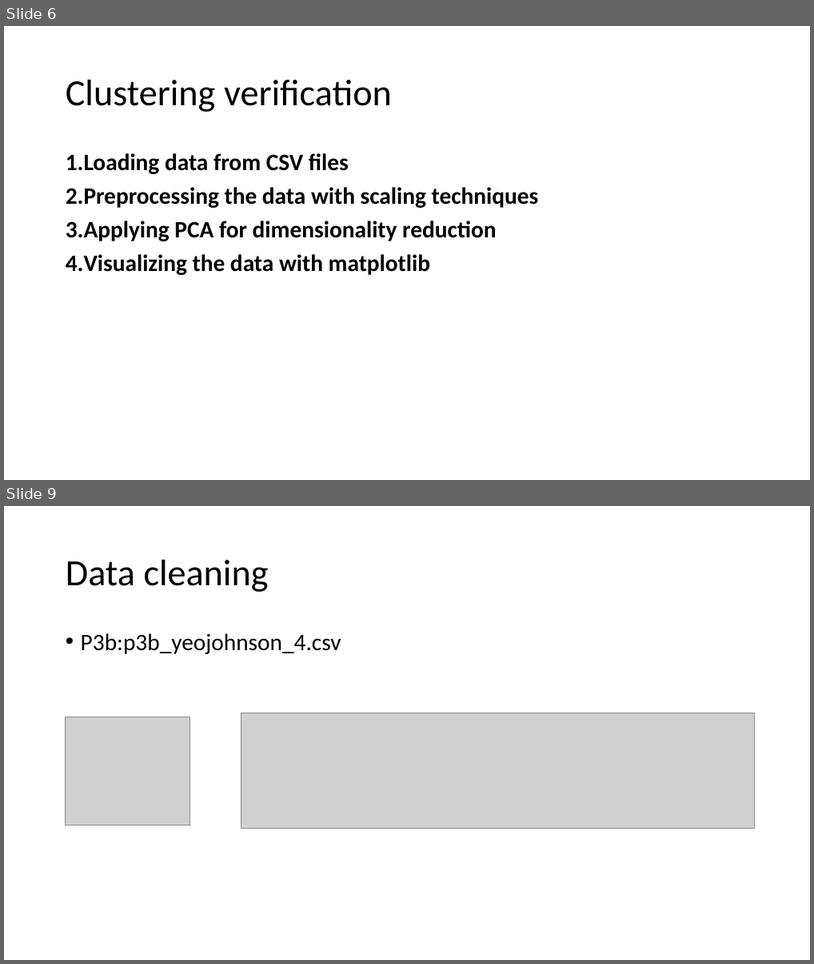
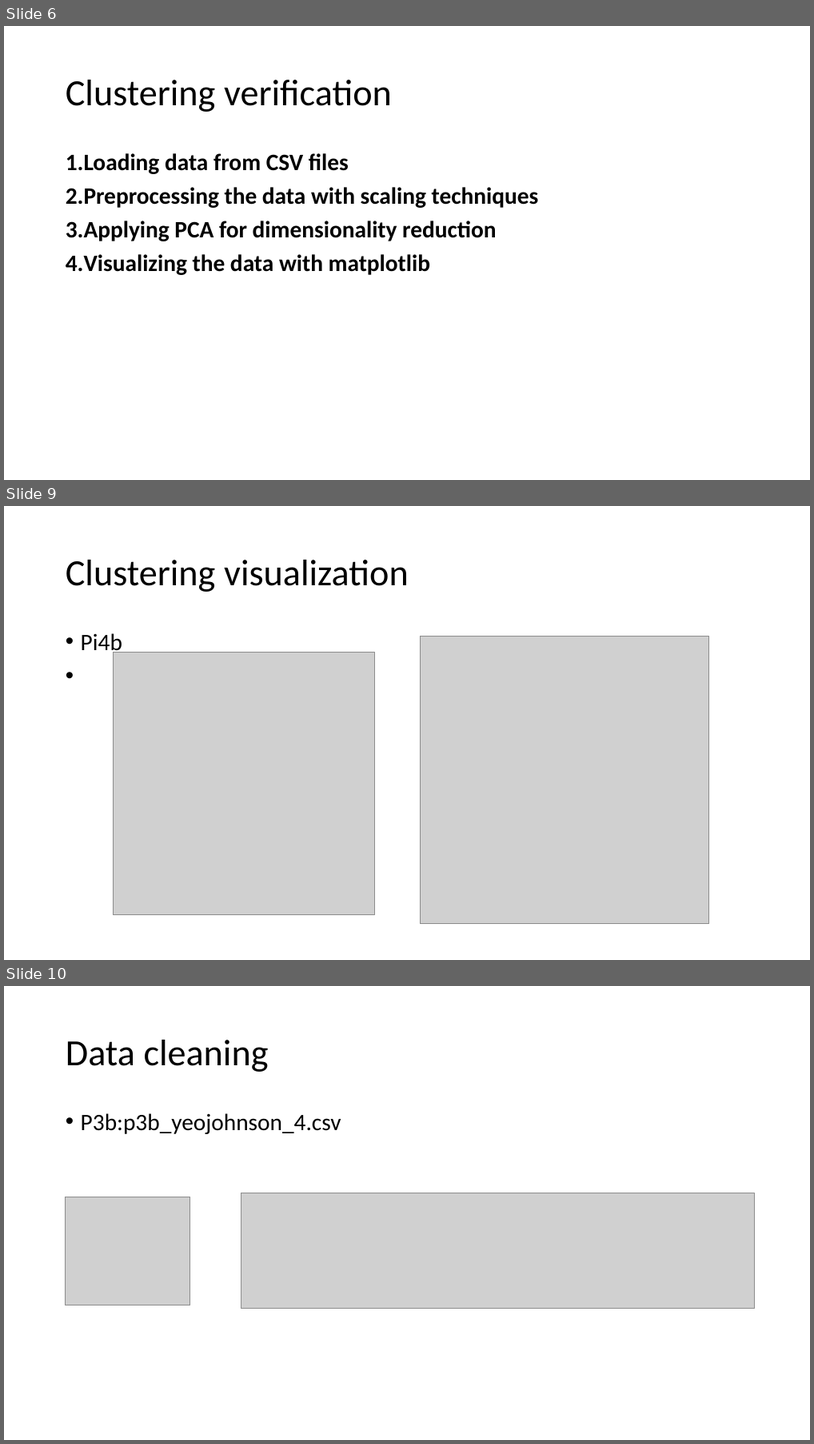
Before and after one commit to GXG-CS/Smart-Cameras, a slide deck: Benchmark.pptx. Shown one above the other, each under a label of ours: slides 6 and 9 before the commit, slides 6, 9 and 10 after it; the slides between them are not shown. The pictures are 814x964 and 814x1444 pixels, drawn with LibreOffice and Linux fonts; fonts in the diff are those of the drawing; grey boxes stand for pictures. Boxes give left, top, right and bottom in pixels: in the first picture for what was removed or moved away, otherwise in the second. Text is boxed around its words. In the diff, an @@ line names an element or a change of style, - is before the commit and + after.

```diff
--- a/Benchmark.pptx
+++ b/Benchmark.pptx
@@ slide 9 added at (x1=4, y1=506, x2=810, y2=960), background #FFFFFF @@
@@ title added at (x1=66, y1=560, x2=409, y2=592), 44 pt, text #000000 @@
+Clustering visualization
@@ text added at (x1=81, y1=633, x2=122, y2=656), 28 pt, text #000000 @@
+• Pi4b
@@ picture added at (x1=420, y1=636, x2=710, y2=924) @@
@@ picture added at (x1=113, y1=652, x2=374, y2=914) @@
@@ what was slide 9 is now slide 10 @@
```
Also in this commit, not shown: 2 slides changed, 1 other file.
